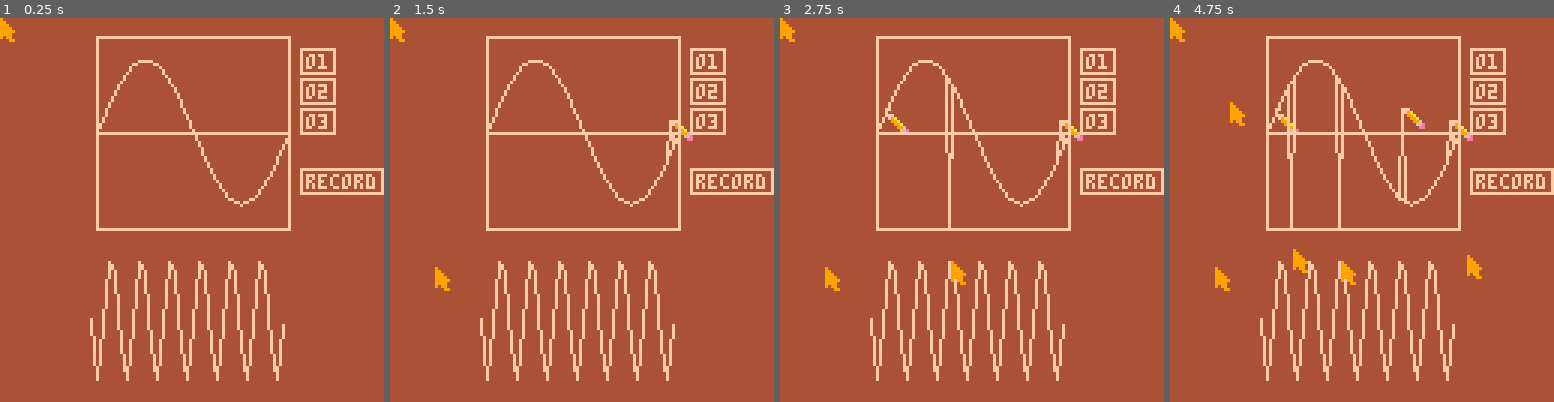
Above: before the commit, frames 1-4 (left to right).
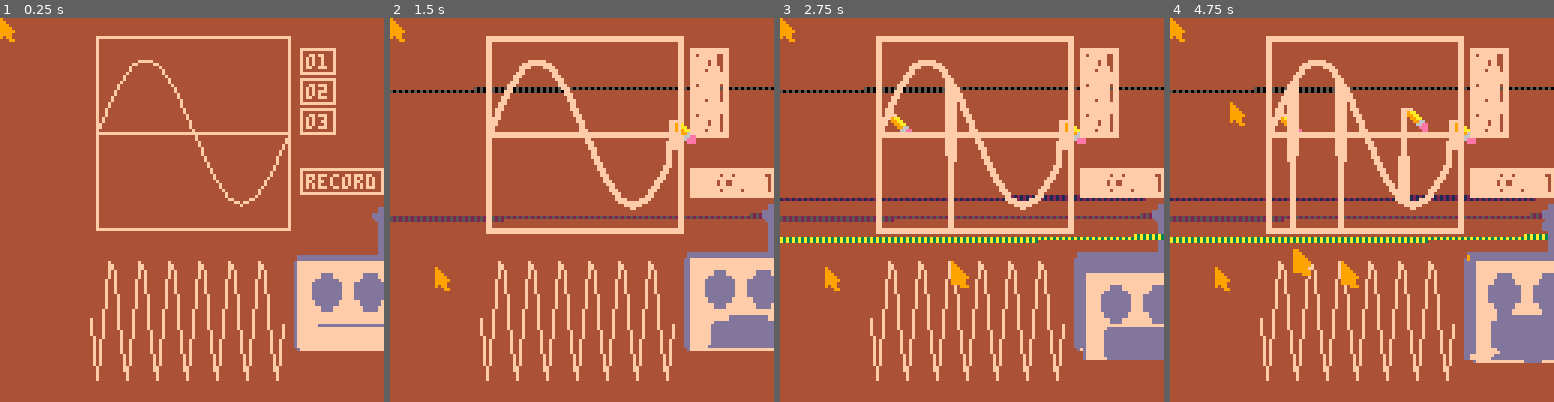
Above: after the commit, the same moments.

Repository: danslocombe/pico8-synth
Game: PICO-8 cartridge synth.p8
Same seed, same stepped clock (60 frames per second), same inputs: the game is played once before the commit and once after it.
Inputs (mouse positions are in pixels of both pictures, inside the frame that each line leads up to):
- Up to frame 1 (0.25 s): no input
- Up to frame 2 (1.5 s): click (670, 121) at 0.67 s; click (436, 267) at 1.22 s
- Up to frame 3 (2.75 s): click (887, 114) at 1.77 s; click (952, 259) at 2.32 s
- Up to frame 4 (4.75 s): click (1404, 106) at 2.87 s; click (1465, 256) at 3.42 s; click (1231, 102) at 3.97 s; click (1292, 248) at 4.52 s

The runs differ from the first frame. In frame 1, 6.1% of the frame differs, in the area x 76-100%, y 49-87%; in frame 2, 13%; in frame 3, 16%; in frame 4, 17%, in the area x 0-100%, y 4-90%.

Commit message:
Screenshake + face

Diff:
--- a/synth.p8
+++ b/synth.p8
@@ -18,6 +18,21 @@
 hover_col = 9
 --bg_col = 8
 --oreground_col = 13
+
+screenshake_t = 0
+screenshake_mag = 2
+force_reset = false
+
+function dump_noise(mag)
+  local screen_start = 0x6000
+  local screen_size = 8000
+  for i=1,mag * 30 do
+    local len = 50 + rnd(100)
+    local pos = rnd(screen_size) + screen_start
+    len = min(len, screen_start + screen_size - pos)
+    memset(pos, rnd(64), len)
+  end
+end
 
 function read_pat(pat, t_pat)
   local note_mult = 1
@@ -66,6 +81,8 @@
         local pos = flr(mouse_x * canvas_w)
         local x = 2*(mouse_y - 0.5)
         canvas[pos] = x
+        screenshake_t = 2
+        screenshake_mag = 0.125
     end
 
     --print(mouse_x .. " " .. mouse_y, 10, 10, foreground_col)
@@ -116,9 +133,9 @@
 end
 
 buttons = {}
-add(buttons, create_button("o1", 100, 10, function(self) octave = 0.5 end))
-add(buttons, create_button("o2", 100, 20, function(self) octave = 1 end))
-add(buttons, create_button("o3", 100, 30, function(self) octave = 2 end))
+add(buttons, create_button("o1", 100, 10, function(self) octave = 0.5 screenshake_t = 16 screenshake_mag = 2 force_reset = true end))
+add(buttons, create_button("o2", 100, 20, function(self) octave = 1 screenshake_t = 8 screenshake_mag = 1 force_reset = true end))
+add(buttons, create_button("o3", 100, 30, function(self) octave = 2 screenshake_t = 4 screenshake_mag = 0.5 force_reset = true end))
 add(buttons, create_button("record", 100, 50, function(self)
     if not is_recording then
         extcmd("audio_rec")
@@ -141,6 +158,17 @@
 spectro_height = 28
 
 function _update60()
+
+    if screenshake_t > 0 then
+        screenshake_t -= 1
+        local theta = rnd()
+        camera(screenshake_mag * cos(theta), screenshake_mag * sin(theta))
+        if rnd() < 0.12 then
+            dump_noise(0.1)
+        end
+    else
+        camera(0,0)
+    end
     --cls()
     local mouse_pressed = band(0x1, stat(34)) != 0
     left_click_pressed = mouse_pressed and not left_clicked_previous
@@ -155,7 +183,8 @@
     local to_buffer = 2048 - stat(108)
     local buffersize = 256
     local draw_incr = 512 / (8*buffersize)
-    if to_buffer > buffersize then
+    if force_reset or to_buffer > buffersize then
+        force_reset = false
         for i=0,buffersize do
             t += 0.1
             local t_pat = (t\80) % 64
@@ -199,6 +228,25 @@
         print("record", 06, 10, foreground_col)
     end
 
+    local t = time()
+    local scale = 1.5 + 0.0125 * sin(t * 0.123)
+    local face_x = 100 + 2*sin(t * 0.32)
+    local face_y = 65 + 3*sin(t * 0.23)
+    sspr(40, 0, 24, 24, face_x, face_y, 24 * scale, 32 * scale)
+
+    local incr = 0
+    for i=1,#canvas do
+        incr += canvas[i]
+    end
+
+    local face_id = flr(incr + 0.1 * sin(t * 10)) % 3 + 1
+
+    if (((flr(t * 3)) % 3) == 0) then
+        face_id = (face_id + 1) % 4
+    end
+    --local face_id = canvas[1] -- peek(0x4300 + 1) % 4
+    --local face_id = flr((t * 10)) % 4
+    sspr(40 + 32, 8*face_id, 24, 8, face_x + 5 * scale, face_y + 24 * scale, 24 * scale, 8 * scale)
 
     for i,o in pairs(buttons) do
         o:draw()
Not shown, changed: 56 lines of the sprite sheet (__gfx__) section of synth.p8
